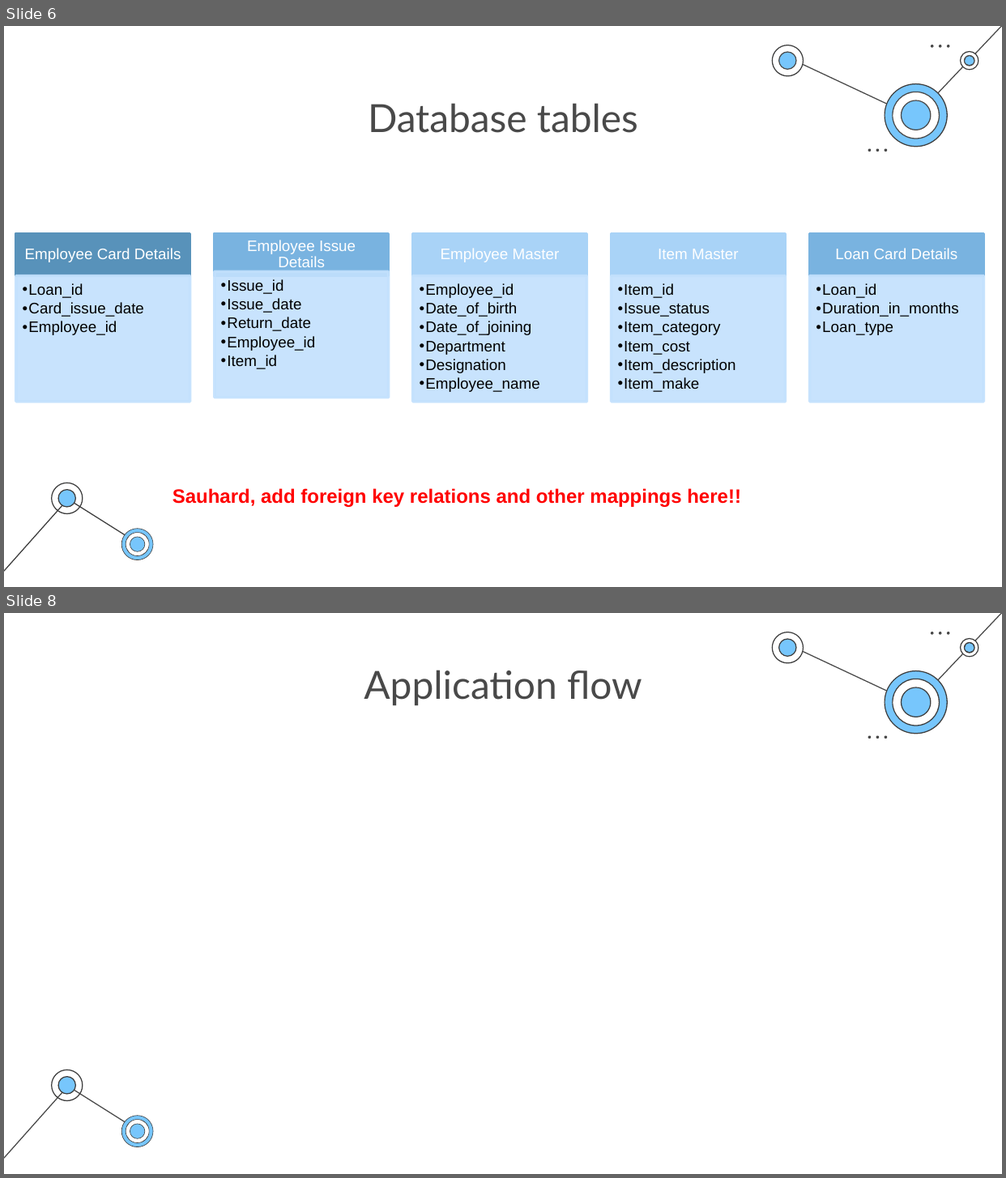
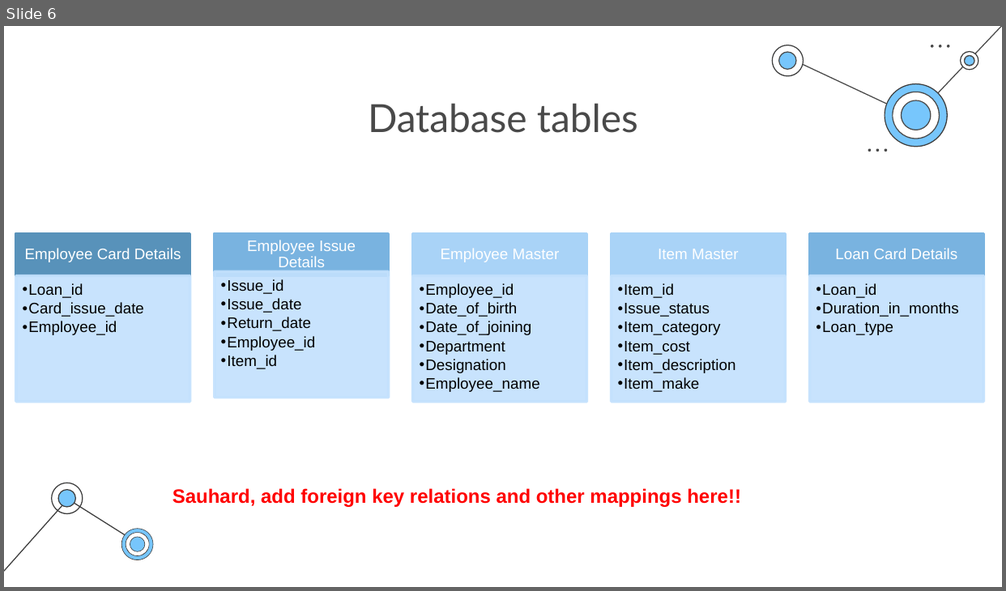
Before and after one commit to kabilan16/LoanManagement, a slide deck: Technology Consulting by Slidesgo.pptx. Shown one above the other, each under a label of ours: slides 6 and 8 before the commit, slide 6 after it; the slides between them are not shown. The pictures are 1006x1178 and 1006x591 pixels, drawn with LibreOffice and Linux fonts; fonts in the diff are those of the drawing. Boxes give left, top, right and bottom in pixels: in the first picture for what was removed or moved away, otherwise in the second. Text is boxed around its words. In the diff, an @@ line names an element or a change of style, - is before the commit and + after.

```diff
--- a/Technology Consulting by Slidesgo.pptx
+++ b/Technology Consulting by Slidesgo.pptx
@@ slide 8 removed at [4,613,1002,1174], background #FFFFFF; not listed: 27 template elements that a slide beside it also shows @@
@@ freeform shape removed at [778,639,796,657] @@
@@ freeform shape removed at [964,642,975,653] @@
@@ title removed at [364,670,642,705] @@
-Application flow
@@ freeform shape removed at [892,679,940,726] @@
@@ freeform shape removed at [900,687,931,717] @@
@@ line removed from (4, 1158) to (69, 1086) @@
@@ line removed from (69, 1087) to (142, 1133) @@
```
Also in this commit, not shown: 4 slides changed, 2 slides added, 1 other slide removed.
